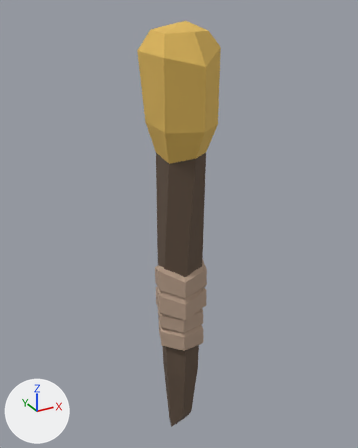
Before and after pictures for a commit that changed the glTF model resources/models/objects/torch/torch.glb.
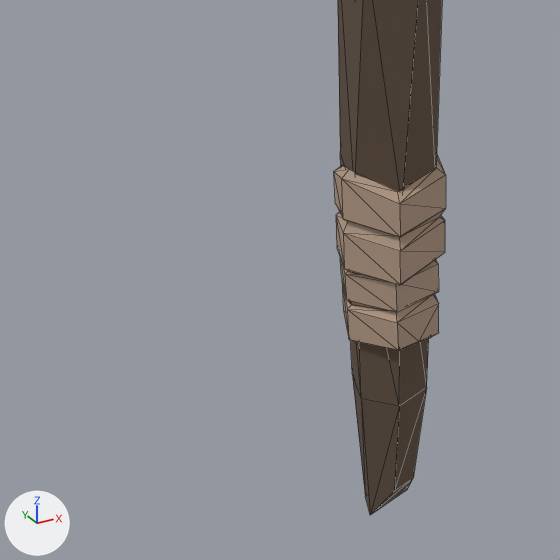
Each version is shown whole from a camera (50 mm lens) standing at (-0.624, -1.126, 0.769) and looking at (0.013, 0.033, 0.189), then close up on the part from 0% to 73% of the width and 42% to 100% of the height. The axes (+X, +Y, +Z) are drawn at lower left. The lights are the same throughout. The close-ups show mesh edges as thin lines. Where no turn or scale is listed for an object, it has been applied to the vertices. Vertices at the same position are counted once.

Before the edit, the objects in view are built like this:
```python
me_cylinder = bpy.data.meshes.new('Cylinder')
me_cylinder.from_pydata(...)  # 128 vertices, 228 faces; spans x -0.1..0.094, y -0.106..0.105, z -0.531..0.737
# faces by material slot: [40, 42, 146]
me_cylinder.materials.append(mat_wood)  # brown #635244
me_cylinder.materials.append(mat_emiss)  # yellow #e0b95e
me_cylinder.materials.append(mat_cloth)  # beige #b59c88
ob_torch = bpy.data.objects.new('Torch', me_cylinder)
ob_torch.location = (0.0, 0.0, 0.0)
```
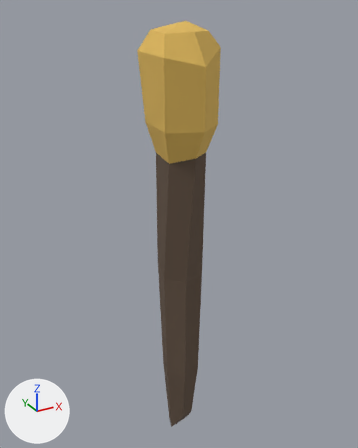
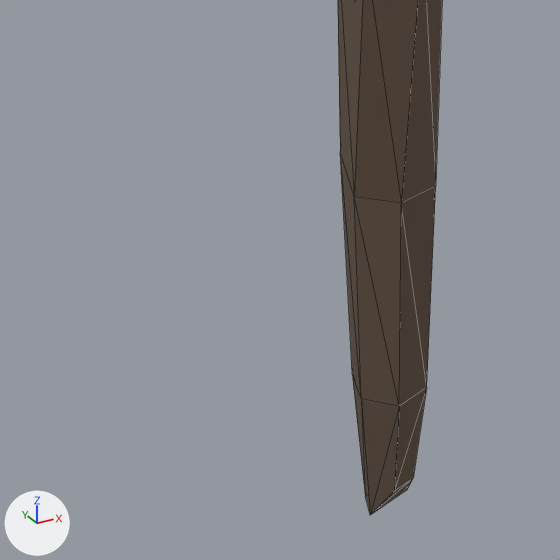
Pixel boxes (x1, y1, x2, y2) of what changed, in the close-ups (560 x 560 px):
'Torch', reshaped: before (334, 0, 446, 515); after (338, 0, 442, 515)
part 1 of me_cylinder, deleted: before (340, 258, 439, 351)
part 2 of me_cylinder, deleted: before (334, 154, 446, 286)

Edits to the bpy script that builds the scene:
```text
Change me_cylinder:
    where me_cylinder.from_pydata(...)  # 128 vertices, 228 faces; spans x -0.1..0.094, y -0.106..0.105, z -0.531..0.737
    used by ob_torch; location = (0.0, 0.0, 0.0)
    me_cylinder part 1: the loose piece of 43 vertices spanning x -0.075..0.075, y -0.071..0.071, z -0.2..-0.053 is deleted
    me_cylinder part 2: the loose piece of 42 vertices spanning x -0.079..0.079, y -0.078..0.078, z -0.088..0.094 is deleted
    remove me_cylinder.materials.append(mat_cloth)  # beige #b59c88
```
